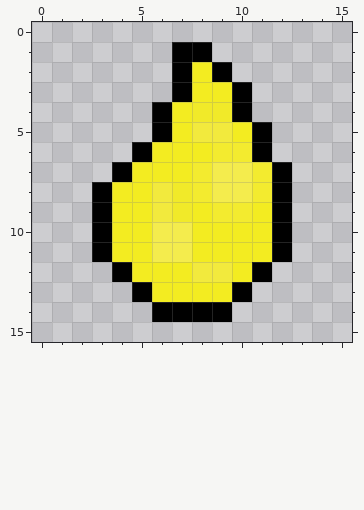
Edited in one commit: pixel-art sprite (src/items/liquids/molten-trianglium.png). That is the earlier state.
The file is 16x16 pixels. Colours within 5 levels of each other are drawn and written as one.
After the commit:
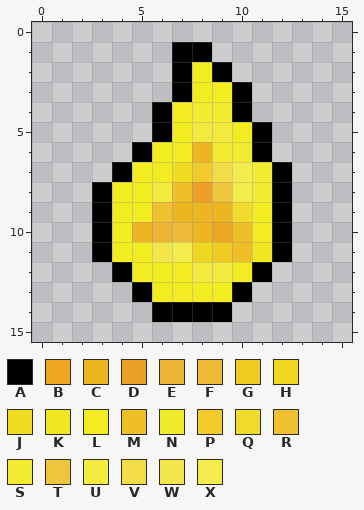
Palette (. is transparent): A #000000  B #eda723  C #eeb523  D #eca026  E #eeb436  F #eeba38  G #f0cc22  H #f1d622  J #f1dc22  K #f2e621  L #f3ec21  M #efbf27  N #f1ea29  P #f0cb2b  Q #f1dc2d  R #efc131  S #f3eb2f  T #efc53d  U #f2ea3d  V #f2dc47  W #f3e64b  X #f4ec4d
Difference:
@@ x 3..13 @@
  3 ....ALLA...
- 4 ...ALNNA...
+ 4 ...ALSSA...
  5 ...ALUULA..
- 6 ..ALLLSSA..
- 7 .ALLLSXXSA.
- 8 ALLUNSXXSA.
- 9 ALLUNLSSLA.
-10 ALLXXLLLLA.
-11 ALLXXLLLLA.
+ 6 ..ALLCSSA..
+ 7 .ALLJPVXSA.
+ 8 ALLUMDTXSA.
+ 9 ALLRCCCQLA.
+10 ALCEFCBMLA.
+11 ALLWXHGMKA.
 12 .ALLLUULA..
Changed places in both pictures, as pixel boxes (x1, y1, x2, y2):
changed: (132, 102, 272, 262)
